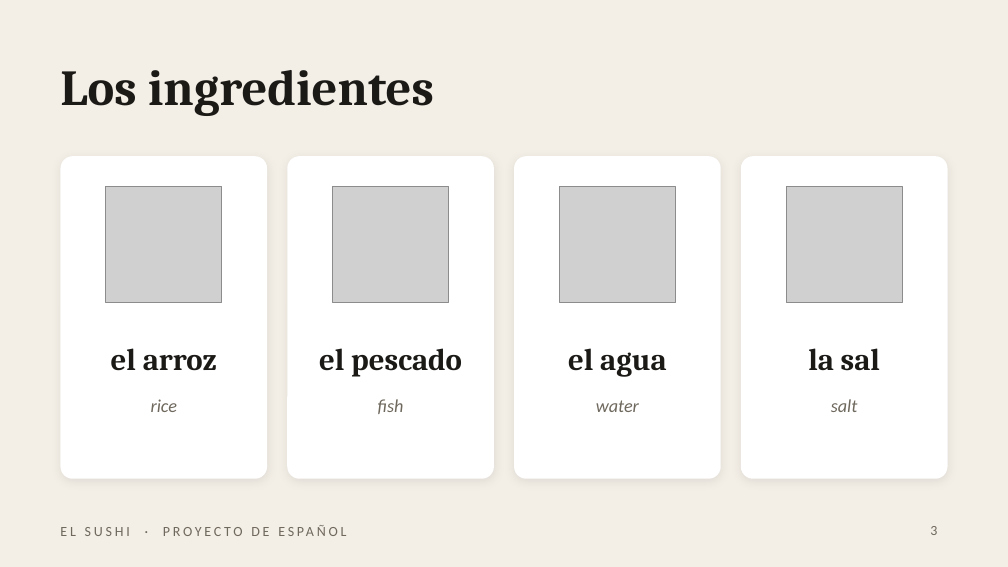
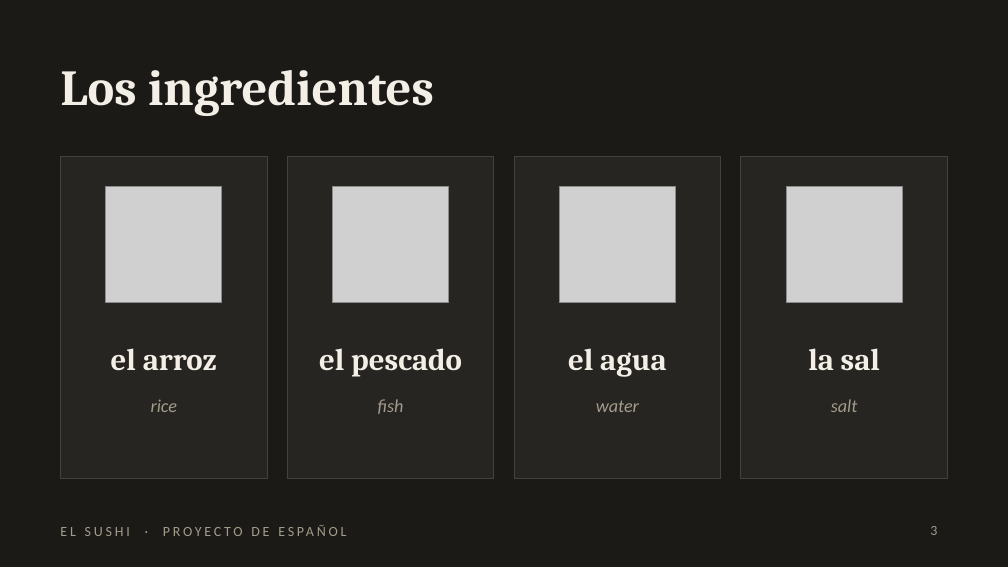
Before and after one commit to AlexTheRobota/Study-with-Alex-and-tati, a slide deck: slide 3 of El_Sushi_Proyecto_de_Espanol.pptx. Drawn at 1008x567 pixels with LibreOffice and Linux fonts; fonts in the diff are those of the drawing; grey boxes stand for pictures. Boxes give left, top, right and bottom in pixels: in the first picture for what was removed or moved away, otherwise in the second. Text is boxed around its words. In the diff, an @@ line names an element or a change of style, - is before the commit and + after.

```diff
--- a/El_Sushi_Proyecto_de_Espanol.pptx
+++ b/El_Sushi_Proyecto_de_Espanol.pptx
@@ background #F3EEE6 to #1B1A17 @@
@@ rounded rectangle to rectangle; fill #FFFFFF to #262521; outline none to #45423C 0.75 pt; shadow off in 4 elements at (x1=60, y1=156, x2=267, y2=479), (x1=287, y1=156, x2=494, y2=479), (x1=514, y1=156, x2=721, y2=479), (x1=741, y1=156, x2=948, y2=479) @@
@@ text colour #1B1A17 to #F3EEE6 in 5 elements at (x1=60, y1=70, x2=434, y2=116), (x1=111, y1=348, x2=217, y2=371), (x1=319, y1=348, x2=462, y2=377), (x1=568, y1=348, x2=667, y2=377), (x1=808, y1=348, x2=880, y2=371) @@
@@ text colour #6E685D to #A39B8C in 6 elements at (x1=151, y1=399, x2=177, y2=412), (x1=378, y1=399, x2=404, y2=414), (x1=596, y1=400, x2=639, y2=412), (x1=831, y1=399, x2=858, y2=412), (x1=930, y1=526, x2=937, y2=535), (x1=60, y1=527, x2=130, y2=536) @@
```
Also in this commit, not shown: 6 other slides changed.
